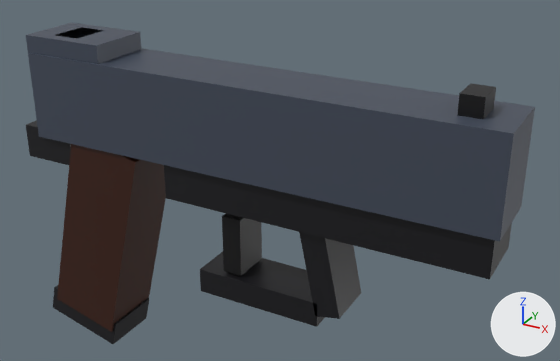
An edit to the Blender file assets/pistol/SM_Pistol.blend, drawn before and after from the same camera.
Rendered twice from a camera (50 mm lens) standing at (0.207, -0.23, 0.151) and looking at (0.074, 0.012, 0.03). The axes (+X, +Y, +Z) are drawn at lower right. The lights are the same throughout. The picture after the commit comes second.

The scene before the commit, as lines of its bpy script (objects in view):
```python
me_sm_pistol = bpy.data.meshes.new('SM_Pistol')
me_sm_pistol.from_pydata(...)  # 88 vertices, 132 faces; spans x -0.034..0.165, y -0.014..0.014, z -0.056..0.081
me_sm_pistol.materials.append(mat_m_pistol)
ob_sm_pistol = bpy.data.objects.new('SM_Pistol', me_sm_pistol)
ob_sm_pistol.location = (0.0, 0.0, 0.0)
```
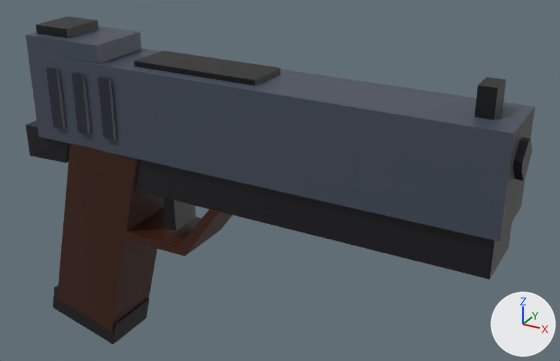
Changed parts and their boxes (x1, y1, x2, y2) in the pictures (560 x 361 px; the box of a moved part takes in the faces that stretch with it):
'SM_Pistol', reshaped
    before: (26, 22, 535, 344)
    after: (26, 16, 535, 344)
part 1 of me_sm_pistol, moved or reshaped
    before: (457, 83, 496, 119)
    after: (474, 77, 506, 120)
part 2 of me_sm_pistol, added
    after: (36, 16, 98, 38)
part 3 of me_sm_pistol, added
    after: (134, 51, 280, 86)
part 4 of me_sm_pistol, added
    after: (71, 72, 91, 134)
part 5 of me_sm_pistol, added
    after: (46, 68, 66, 129)
part 6 of me_sm_pistol, deleted
    before: (299, 232, 361, 319)
part 7 of me_sm_pistol, deleted
    before: (222, 214, 262, 276)
part 8 of me_sm_pistol, cut back
    both: (500, 107, 535, 241)
part 9 of me_sm_pistol, built on
    both: (31, 141, 495, 332)
part 10 of me_sm_pistol, recoloured
    before: (56, 28, 102, 39)
    after: (98, 77, 117, 140)

What changed in the scene script:
```text
Change me_sm_pistol:
    used by ob_sm_pistol; location = (0.0, 0.0, 0.0)
    remove me_sm_pistol.from_pydata(...)  # 88 vertices, 132 faces; spans x -0.034..0.165, y -0.014..0.014, z -0.056..0.081
    add me_sm_pistol.from_pydata(...)  # 146 vertices, 240 faces; spans x -0.034..0.167, y -0.015..0.015, z -0.056..0.084
    me_sm_pistol part 1: the loose piece of 8 vertices spanning x 0.146..0.154, y -0.006..0.006, z 0.073..0.081 is moved by (0.004, 0.0, 0.002)
    me_sm_pistol part 2: a new loose piece, a box spanning x -0.024..-0.008, y -0.009..0.009, z 0.0775..0.0845, in mat_m_pistol
    me_sm_pistol part 3: a new loose piece, a box spanning x 0.024..0.076, y -0.009..0.009, z 0.0736..0.076, in mat_m_pistol
    me_sm_pistol part 4: a new loose piece, a box spanning x -0.0016..0.0036, y -0.0155..0.0155, z 0.0455..0.0695, in mat_m_pistol
    me_sm_pistol part 5: a new loose piece, a box spanning x -0.0146..-0.0094, y -0.0155..0.0155, z 0.0455..0.0695, in mat_m_pistol
    me_sm_pistol part 6: the loose piece of 8 vertices spanning x 0.093..0.111, y -0.01..0.01, z -0.011..0.031 is deleted
    me_sm_pistol part 7: the loose piece of 8 vertices spanning x 0.06..0.068, y -0.008..0.008, z -0.004..0.02 is deleted
    me_sm_pistol part 8
    2 faces are deleted
    18 vertices are added at x 0.165..0.167, y -0.006..0.007, z 0.055..0.068
    38 new faces join them
    me_sm_pistol part 9
    5 vertices are removed from x 0.024..0.102, y -0.01..0.013, z -0.015..0.037
    15 faces are deleted
    21 vertices move from x -0.016..0.05, y -0.013..0.013, z -0.015..0.081 to x -0.015..0.032, y -0.015..0.015, z 0.008..0.069
    29 vertices are added at x 0.015..0.062, y -0.013..0.014, z 0.001..0.039
    63 new faces join them
    me_sm_pistol part 10: 12 kept faces spanning x 0.011..0.017, y -0.015..0.015, z 0.046..0.069 get new vertex colours; the middle colour goes from black #0a0a0d to dark blue #222734
```
